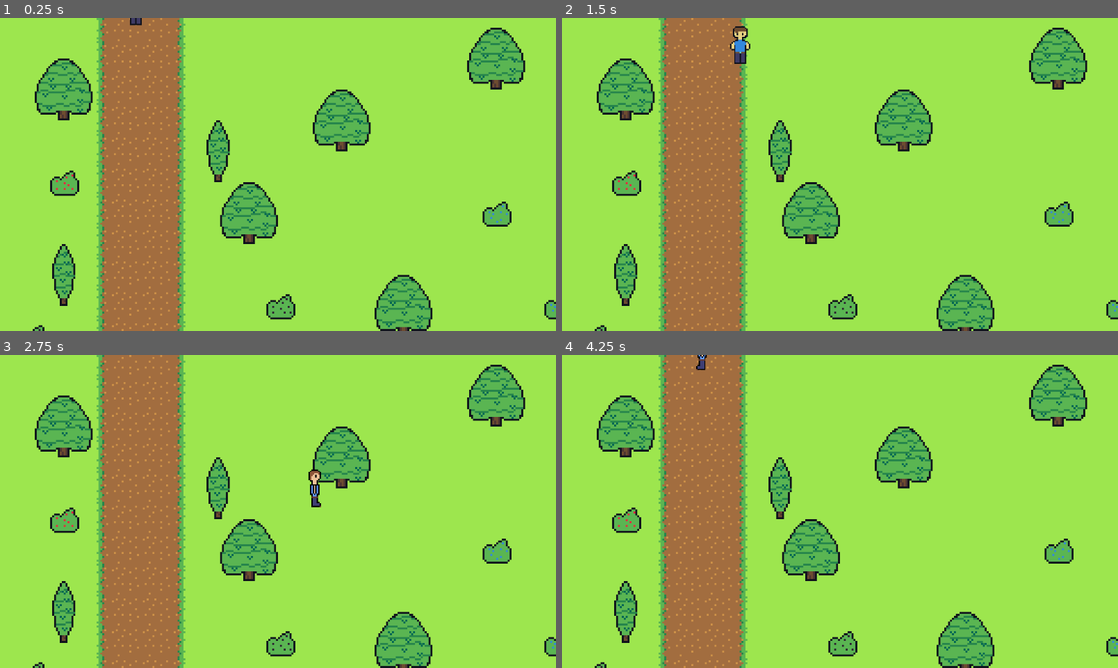
Above: before the commit, frames 1-4 (two rows, left to right).
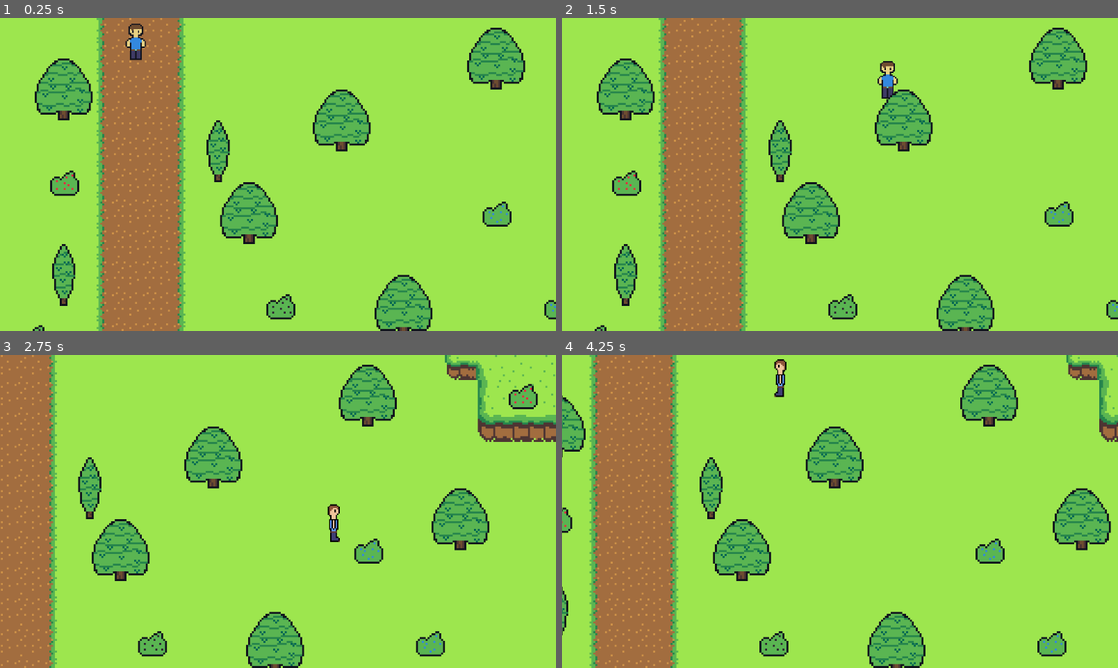
Above: after the commit, the same moments.

Repository: P3anutBu113r/glichlands-game
Game: Godot game, scene res://scenes/junction.tscn
Same seed, same stepped clock (60 frames per second), same inputs: the game is played once before the commit and once after it.
Inputs:
- Up to frame 1 (0.25 s): no input
- Up to frame 2 (1.5 s): tap Enter at 0.5 s; hold Right (ui_right) 0.53-1.28 s; tap Space (space) at 0.6, 1.35 s; hold Down (ui_down) from 1.28 s (still down)
- Up to frame 3 (2.75 s): release Down (ui_down) at 2.03 s; hold Right (ui_right) from 2.03 s (still down); tap Space (space) at 2.1 s
- Up to frame 4 (4.25 s): release Right (ui_right) at 2.78 s; hold Up (ui_up) 2.78-3.53 s; tap Space (space) at 2.85, 3.6 s; hold Left (ui_left) from 3.53 s (still down)

The runs differ from the first frame. In frame 1, 0.3% of the frame differs, in the area x 22-27%, y 0-14%; in frame 2, 0.6%; in frame 3, 43%; in frame 4, 44%, in the area x 0-100%, y 0-100%.

Commit message:
Slime 1.0

Diff:
--- a/scenes/character.tscn
+++ b/scenes/character.tscn
@@ -1,9 +1,9 @@
 [gd_scene load_steps=13 format=3 uid="uid://byqwrxtmyt6ql"]
 
-[ext_resource type="Texture2D" uid="uid://c4i8g6inr645q" path="res://art/Character spritesheets/the guy.png" id="1_hpyxm"]
+[ext_resource type="Texture2D" uid="uid://c4i8g6inr645q" path="res://art/Character spritesheets/the guy/the guy.png" id="1_hpyxm"]
 [ext_resource type="Script" path="res://scripts/character.gd" id="1_tsvs4"]
-[ext_resource type="Texture2D" uid="uid://51l3itshx5hb" path="res://art/Character spritesheets/Right-Sideways-guy1-sheet.png" id="3_7j5o5"]
-[ext_resource type="Texture2D" uid="uid://btt12jfiyqha7" path="res://art/Character spritesheets/the guy up idle.png" id="3_pqy8k"]
+[ext_resource type="Texture2D" uid="uid://de114upjslulx" path="res://art/Character spritesheets/the guy/Right-Sideways-guy1-sheet.png" id="3_7j5o5"]
+[ext_resource type="Texture2D" uid="uid://btt12jfiyqha7" path="res://art/Character spritesheets/the guy/the guy up idle.png" id="3_pqy8k"]
 
 [sub_resource type="AtlasTexture" id="AtlasTexture_vbbgd"]
 atlas = ExtResource("1_hpyxm")
--- /dev/null
+++ b/scenes/green_slime.tscn
@@ -0,0 +1,48 @@
+[gd_scene load_steps=8 format=3 uid="uid://bm0dw3edj6qxj"]
+
+[ext_resource type="Script" path="res://scripts/slime.gd" id="1_6r1ku"]
+[ext_resource type="Texture2D" uid="uid://ckcpwop4xluv7" path="res://art/Character spritesheets/slime/slimeidle.png" id="1_aclco"]
+
+[sub_resource type="AtlasTexture" id="AtlasTexture_o0s7l"]
+atlas = ExtResource("1_aclco")
+region = Rect2(0, 0, 16, 16)
+
+[sub_resource type="AtlasTexture" id="AtlasTexture_fgcrv"]
+atlas = ExtResource("1_aclco")
+region = Rect2(16, 0, 16, 16)
+
+[sub_resource type="AtlasTexture" id="AtlasTexture_vwuqc"]
+atlas = ExtResource("1_aclco")
+region = Rect2(32, 0, 16, 16)
+
+[sub_resource type="AtlasTexture" id="AtlasTexture_mrasd"]
+atlas = ExtResource("1_aclco")
+region = Rect2(48, 0, 16, 16)
+
+[sub_resource type="SpriteFrames" id="SpriteFrames_a7yeo"]
+animations = [{
+"frames": [{
+"duration": 1.0,
+"texture": SubResource("AtlasTexture_o0s7l")
+}, {
+"duration": 1.0,
+"texture": SubResource("AtlasTexture_fgcrv")
+}, {
+"duration": 1.0,
+"texture": SubResource("AtlasTexture_vwuqc")
+}, {
+"duration": 1.0,
+"texture": SubResource("AtlasTexture_mrasd")
+}],
+"loop": true,
+"name": &"slime idle",
+"speed": 3.7
+}]
+
+[node name="green slime" type="CharacterBody2D"]
+script = ExtResource("1_6r1ku")
+
+[node name="AnimatedSprite2D" type="AnimatedSprite2D" parent="."]
+sprite_frames = SubResource("SpriteFrames_a7yeo")
+animation = &"slime idle"
+frame_progress = 0.433974
--- a/scenes/junction.tscn
+++ b/scenes/junction.tscn
@@ -1,8 +1,9 @@
-[gd_scene load_steps=5 format=3 uid="uid://dinurdrpd0w14"]
+[gd_scene load_steps=6 format=3 uid="uid://dinurdrpd0w14"]
 
 [ext_resource type="Script" path="res://scripts/junction.gd" id="1_ln768"]
 [ext_resource type="PackedScene" uid="uid://byqwrxtmyt6ql" path="res://scenes/character.tscn" id="2_ir5xv"]
 [ext_resource type="TileSet" uid="uid://bdrhldmlhebet" path="res://art/tilesets/plains.tres" id="3_mpkov"]
+[ext_resource type="PackedScene" uid="uid://bm0dw3edj6qxj" path="res://scenes/green_slime.tscn" id="4_s5cjb"]
 
 [sub_resource type="RectangleShape2D" id="RectangleShape2D_ypyom"]
 size = Vector2(41, 36)
@@ -55,5 +56,17 @@
 position = Vector2(10, 3)
 shape = SubResource("RectangleShape2D_ypyom")
 
+[node name="green slime" parent="." instance=ExtResource("4_s5cjb")]
+position = Vector2(124, 132)
+
+[node name="green slime2" parent="." instance=ExtResource("4_s5cjb")]
+position = Vector2(108, 132)
+
+[node name="green slime3" parent="." instance=ExtResource("4_s5cjb")]
+position = Vector2(91, 132)
+
+[node name="green slime4" parent="." instance=ExtResource("4_s5cjb")]
+position = Vector2(-136, -27)
+
 [connection signal="body_entered" from="flower ring transition" to="." method="_on_flower_ring_transition_body_entered"]
 [connection signal="body_exited" from="flower ring transition" to="." method="_on_flower_ring_transition_body_exited"]
--- a/scripts/junction.gd
+++ b/scripts/junction.gd
@@ -26,7 +26,7 @@
 func firstload():
 	if Global.firstjunctionload == true:
 		$CharacterBody2D.position.x = -279
-		$CharacterBody2D.position.y = -233
+		$CharacterBody2D.position.y = -215
 		print("pain")
 		Global.firstjunctionload = false
 	else:
--- /dev/null
+++ b/scripts/slime.gd
@@ -0,0 +1,4 @@
+extends CharacterBody2D
+
+func _ready():
+	$AnimatedSprite2D.play("slime idle")
Binary file removed: art/Character spritesheets/Right-Sideways-guy1-sheet.png
Binary file added: art/Character spritesheets/slime/slimeidle.png
Not shown, changed: art/Character spritesheets/slime/slimeidle.png.import
Renamed: scenes/Right-Sideways-guy1-sheet.png -> art/Character spritesheets/the guy/Right-Sideways-guy1-sheet.png
Not shown, changed: art/Character spritesheets/the guy/Right-Sideways-guy1-sheet.png.import
Renamed: art/Character spritesheets/the guy up idle.png -> art/Character spritesheets/the guy/the guy up idle.png
Not shown, changed: art/Character spritesheets/the guy/the guy up idle.png.import
Renamed: art/Character spritesheets/the guy.png -> art/Character spritesheets/the guy/the guy.png
Not shown, changed: art/Character spritesheets/the guy/the guy.png.import
Binary file added: art/tilemap/slime.ase
Not shown, added: art/Character spritesheets/.DS_Store
